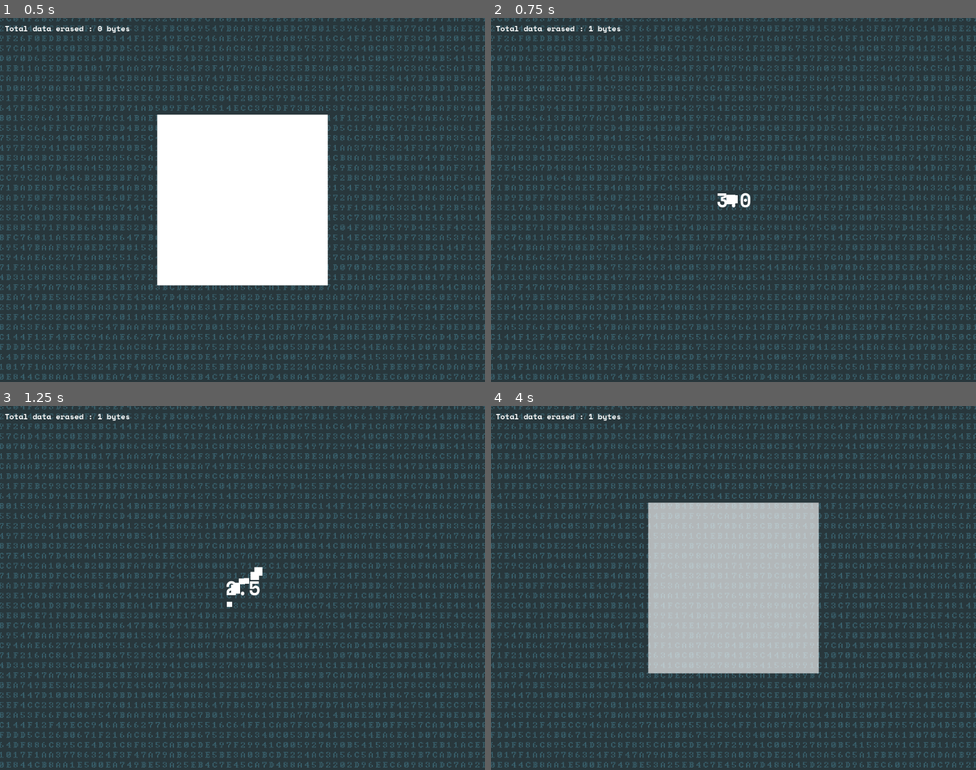
Above: before the commit, frames 1-4 (two rows, left to right).
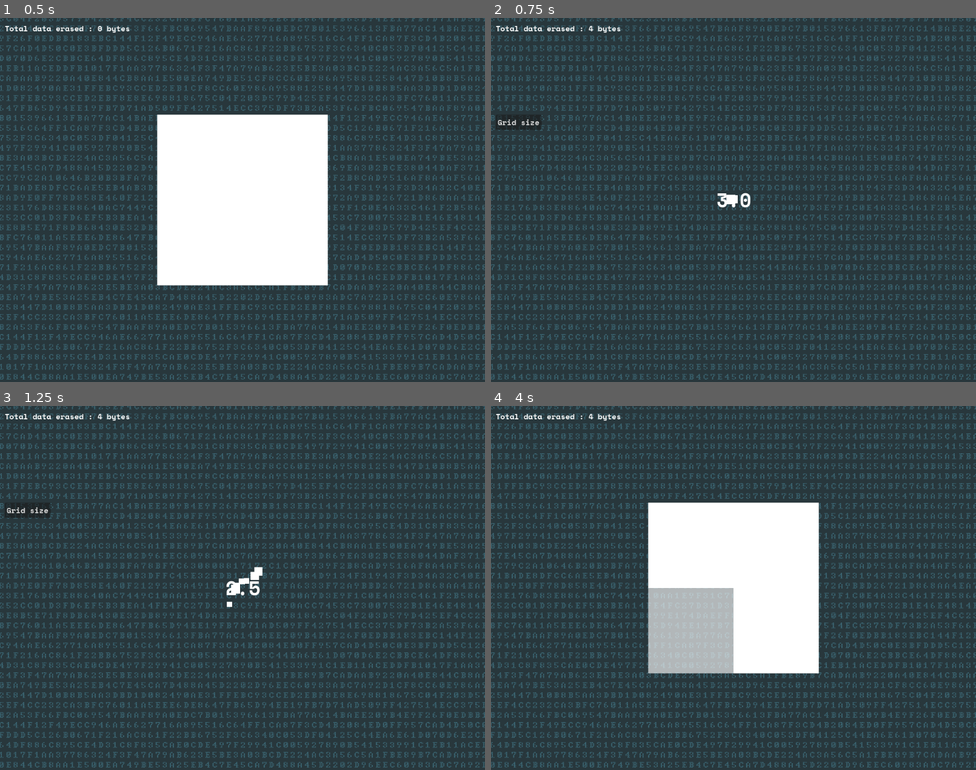
Above: after the commit, the same moments.

Repository: Silvester56/dataphobic
Game: Godot game, scene res://scenes/game.tscn
The game is run twice, just before and just after one commit, with the same random seed, the same clock (stepped at 60 frames per second) and the same inputs. This scene is started directly instead of the project's main scene.
Inputs (mouse positions are in pixels of both pictures, inside the frame that each line leads up to):
- Up to frame 1 (0.5 s): no input
- Up to frame 2 (0.75 s): tap Enter at 0.5 s; click (733, 200) at 0.67 s
- Up to frame 3 (1.25 s): no input
- Up to frame 4 (4 s): click (520, 511) at 1.25 s, where only the run after the commit has a clickable "Grid size"; move the mouse to (636, 606) at 2.02 s; click (636, 606) at 2.17 s; tap Space at 2.75 s; move the mouse to (782, 507) at 2.77 s; click (782, 507) at 2.92 s; tap Enter at 3.5 s; move the mouse to (709, 660) at 3.52 s; click (709, 660) at 3.67 s

Frame 1 is identical in both runs. In frame 2, 0.2% of the frame differs, in the area x 1-22%, y 2-31%; in frame 3, 0.2%; in frame 4, 12%, in the area x 20-68%, y 2-74%.

Commit message:
Move eraserbot upgrades and add coordination upgrade

Diff:
--- a/scenes/upgrade.tscn
+++ b/scenes/upgrade.tscn
@@ -9,6 +9,7 @@
 script = ExtResource("1_mrkfo")
 
 [node name="Button" type="Button" parent="."]
+layout_mode = 0
 offset_right = 8.0
 offset_bottom = 8.0
 theme_override_fonts/font = ExtResource("2_6l7dt")
--- a/scripts/data_manager.gd
+++ b/scripts/data_manager.gd
@@ -29,6 +29,18 @@
 			randomChlid.deleteSelf(null)
 			searchRandomChild = false
 
+func eraseFirstData() -> void:
+	var searchFirstChild = true
+	var index = 0
+	var firstChild
+	while index >= 0:
+		firstChild = get_children()[index]
+		if "deleteSelf" in firstChild:
+			firstChild.deleteSelf(null)
+			index = -1
+		else:
+			index = index + 1
+
 func _on_data_erased(newPosition) -> void:
 	dataRemaining = dataRemaining - 1
 	if dataRemaining == 0:
--- a/scripts/game.gd
+++ b/scripts/game.gd
@@ -10,19 +10,23 @@
 var percentageOfDevicesInfectedUnits = 0
 var percentageOfDevicesInfectedDecimals = 1
 var spreadPower = 1
-var bandwith = 1
+var bandwith = 4
 var maximumSwarmPower = 0
 var availableSwarmPower = 0
 var devicesInfectedDecimalsThresholds = [10, 20, 50, 100, 150, 300, 500, 1000, 5000, 10000, 50000, 100000, 500000]
 var devicesInfectedUnitsThresholds = [1, 2, 5, 10, 15, 30, 50, 100]
 var totalIntel = 0
 var swarmPrediction = false
+var eraserbotsCoordination = true
 
 func _process(delta: float) -> void:
 	for i in len(eraserbotArray):
 		if eraserbotArray[i].power == eraserbotArray[i].fullPower:
 			if $DataManager.dataRemaining > 0:
-				$DataManager.eraseRandomData()
+				if eraserbotsCoordination:
+					$DataManager.eraseFirstData()
+				else :
+					$DataManager.eraseRandomData()
 				eraserbotArray[i].power = 0
 		else:
 			eraserbotArray[i].chargePower(delta)
@@ -71,6 +75,9 @@
 
 func increaseSpred() -> void:
 	spreadPower = spreadPower + 1
+
+func coordinateEraserbots() -> void:
+	eraserbotsCoordination = true
 
 func _on_self_replication_timer_timeout() -> void:
 	percentageOfDevicesInfectedDecimals = percentageOfDevicesInfectedDecimals + spreadPower
--- a/scripts/upgrade_manager.gd
+++ b/scripts/upgrade_manager.gd
@@ -11,7 +11,8 @@
 	SWARM,
 	NEURAL_NETWORK,
 	SEE_NEXT_SWARM_UPGRADE,
-	SPREAD
+	SPREAD,
+	AUTOCLICK_COORDINATION
 }
 
 var gridSizeArray = [4, 9, 16, 25, 36, 64]
@@ -51,6 +52,10 @@
 	if totalDataErased >= 1024 and get_parent().maximumSwarmPower >= 20 and !neuralNetworkEnabled:
 		add_child(createUpgrade("Neural network", "Gather intelligence for future upgrades", upgradeId.NEURAL_NETWORK))
 		neuralNetworkEnabled = true
+	if totalDataErased == 2048:
+		add_child(createUpgrade("Eraserbot", "Autoclick on random data blocks", upgradeId.AUTO_CLICK))
+	if totalDataErased == 4096:
+		add_child(createUpgrade("Eraserbot", "Autoclick on random data blocks", upgradeId.AUTO_CLICK))
 
 func _on_upgrade_purchased(upgradeIdentifier, intelCost) -> void:
 	get_parent().changeIntel(-intelCost)
@@ -72,6 +77,8 @@
 		get_parent().turnOnSwarmPrediction()
 	if upgradeIdentifier == upgradeId.SPREAD:
 		get_parent().increaseSpred()
+	if upgradeIdentifier == upgradeId.AUTOCLICK_COORDINATION:
+		get_parent().coordinateEraserbots()
 
 var intelUpgradeFlags = [true, true, true, true, true]
 
@@ -82,15 +89,19 @@
 		add_child(createUpgrade("Swarm vision", "Predict when the next swarm upgrade will occur", upgradeId.SEE_NEXT_SWARM_UPGRADE, 20))
 		intelUpgradeFlags[0] = false
 	if totalIntel >= 30 and intelUpgradeFlags[1]:
-		add_child(createUpgrade("Eraserbot", "Autoclick on random data blocks", upgradeId.AUTO_CLICK, 40))
 		add_child(createUpgrade("Bandwidth", "More data per block", upgradeId.BANDWIDTH, 40))
 		add_child(createUpgrade("Digital contagion", "Replicate faster", upgradeId.SPREAD, 40))
 		intelUpgradeFlags[1] = false
 	if totalIntel >= 60 and intelUpgradeFlags[2]:
 		add_child(createUpgrade("Anti-lag", "Fetch data blocks slightly faster", upgradeId.FETCH_FASTER, 100))
 		add_child(createUpgrade("Grid size", "Fetch more data blocks at once", upgradeId.GRID_SIZE, 100))
-		add_child(createUpgrade("Eraserbot", "Autoclick on random data blocks", upgradeId.AUTO_CLICK, 100))
 		intelUpgradeFlags[2] = false
+	if totalIntel >= 130 and intelUpgradeFlags[3]:
+		add_child(createUpgrade("Anti-lag", "Fetch data blocks slightly faster", upgradeId.FETCH_FASTER, 150))
+		add_child(createUpgrade("Grid size", "Fetch more data blocks at once", upgradeId.GRID_SIZE, 150))
+		add_child(createUpgrade("Bandwidth", "More data per block", upgradeId.BANDWIDTH, 150))
+		add_child(createUpgrade("Bot coordination", "Eraserbots now target the first available block", upgradeId.AUTOCLICK_COORDINATION, 150))
+		intelUpgradeFlags[3] = false
 	for c in get_children():
 		if "checkButtonEnabling" in c:
 			c.checkButtonEnabling(totalIntel)
